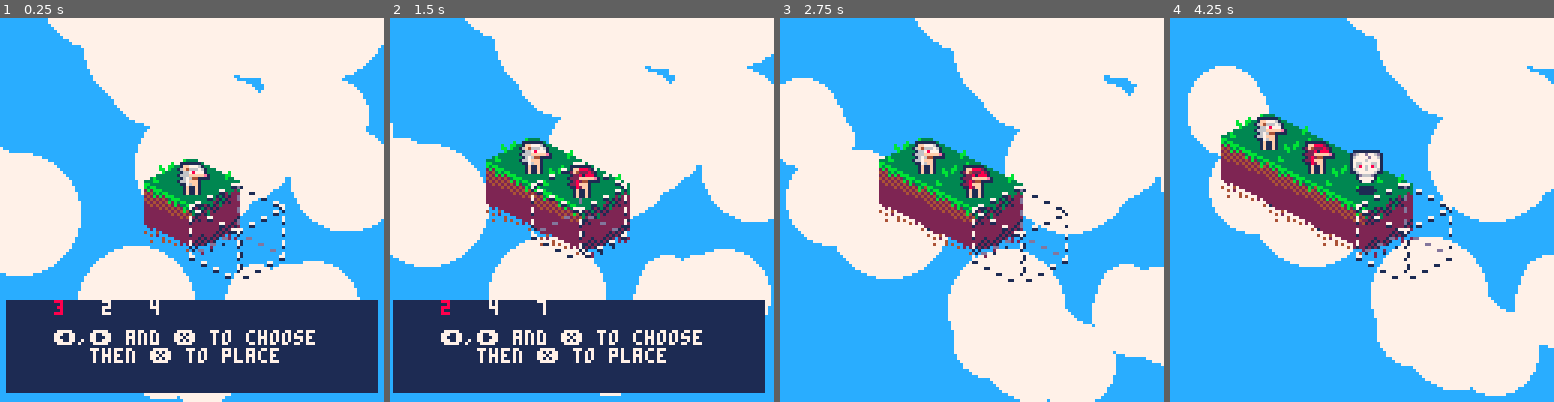
Above: before the commit, frames 1-4 (left to right).
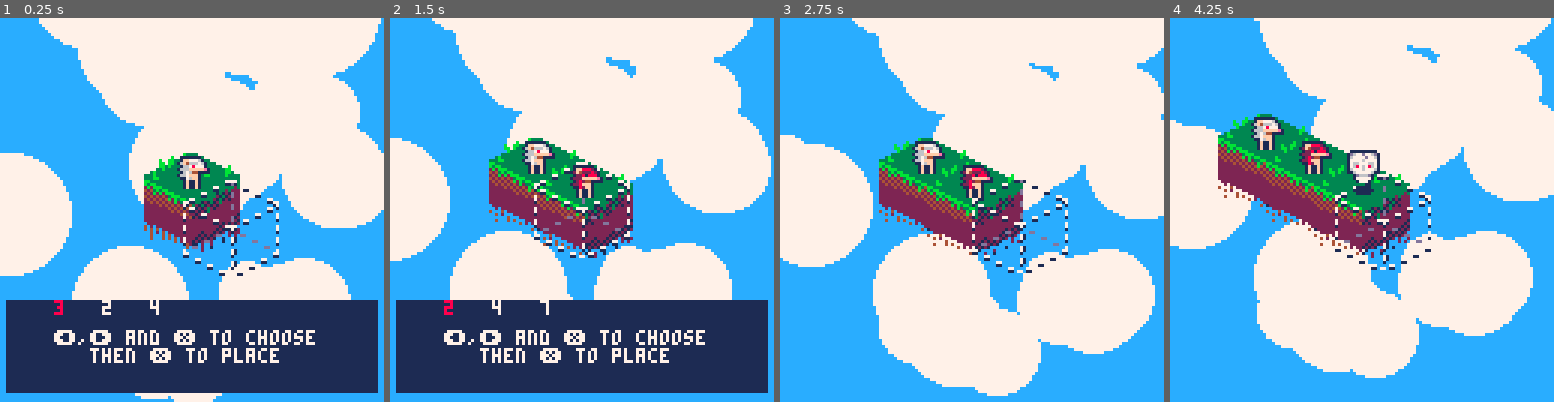
Above: after the commit, the same moments.

Repository: onelric/pico-isometric-rpg
Game: PICO-8 cartridge main.p8
The game is run twice, just before and just after one commit, with the same random seed, the same clock (stepped at 60 frames per second) and the same inputs.
Inputs:
- Up to frame 1 (0.25 s): no input
- Up to frame 2 (1.5 s): tap X (X key) at 0.33, 1.07 s; tap O (Z key) at 0.7 s
- Up to frame 3 (2.75 s): hold Right 1.6-2.1 s; tap O (Z key) at 1.7, 2.1, 2.5 s; tap X (X key) at 1.85 s; hold Up 2.15-2.42 s; hold Right from 2.47 s (still down)
- Up to frame 4 (4.25 s): tap O (Z key) every 0.4 s from 2.9 to 4.1 s; tap X (X key) at 2.97, 4.08 s; release Right at 3.03 s; hold Left 3.08-3.58 s; hold Down 3.63-3.97 s; hold Right from 4.02 s (still down)

The runs differ from the first frame. In frame 1, 8.1% of the frame differs, in the area x 0-100%, y 0-100%; in frame 2, 24%; in frame 3, 31%; in frame 4, 45%, in the area x 0-100%, y 0-99%.

Commit message:
Cleaned up, optimized rendering, formatted tabs to be pico8 friendly

Diff:
--- a/main.p8
+++ b/main.p8
@@ -3,10 +3,10 @@
 __lua__
 
 math={
-    clamp=function(x,min,max)
-        if x<min then return min end if x>max then return max end return x
-    end,
-    lerp=function(a,b,t) return a*(1-t)+b*t end,
+ clamp=function(x,min,max)
+  if x<min then return min end if x>max then return max end return x
+ end,
+ lerp=function(a,b,t) return a*(1-t)+b*t end,
 }
 
 function log(msg)
@@ -21,58 +21,58 @@
 --[[const]] c_left,c_right,c_up,c_down,c_o,c_x=0,1,2,3,4,5
 
 local tile_entity_id={
-    none=0,
-    player=1,
-    chest=2,
-    enemy=3,
-    skull=4,
-    poision=5,
-    death=6,
-    evil=7,
+ none=0,
+ player=1,
+ chest=2,
+ enemy=3,
+ skull=4,
+ poision=5,
+ death=6,
+ evil=7,
 }
 
 local iso_tile={
-    x=0,lerp_x=0,
-    y=0,lerp_y=0,
-    width=c_tile_width,
-    height=c_tile_height,
-    entity_tag=tile_entity_id.none
+ x=0,lerp_x=0,
+ y=0,lerp_y=0,
+ width=c_tile_width,
+ height=c_tile_height,
+ entity_tag=tile_entity_id.none
 }
 
 function get_iso_offset(x,y)
-    local tile_offset_x,tile_offset_y=0.5,0.25
-    local ox,oy=x*tile_offset_x-y*tile_offset_x,x*tile_offset_y+y*tile_offset_y
-    return ox,oy
+ local tile_offset_x,tile_offset_y=0.5,0.25
+ local ox,oy=x*tile_offset_x-y*tile_offset_x,x*tile_offset_y+y*tile_offset_y
+ return ox,oy
 end
 
 function new_iso_tile(x,y,tag)
-    local o=o or {}
-    o.x,o.y,o.entity_tag=x or 0,y or 0,tag or tile_entity_id.none
-    o.lerp_x=o.x-128
-    o.lerp_y=o.y-128
-    return setmetatable(o, {__index=iso_tile})
+ local o=o or {}
+ o.x,o.y,o.entity_tag=x or 0,y or 0,tag or tile_entity_id.none
+ o.lerp_x=o.x-128
+ o.lerp_y=o.y-128
+ return setmetatable(o, {__index=iso_tile})
 end
 
 function iso_tile:render()
-    self.lerp_x=math.lerp(self.lerp_x,self.x,0.2)
-    self.lerp_y=math.lerp(self.lerp_y,self.y,0.2)
-    local x,y=get_iso_offset(self.lerp_x,self.lerp_y)
-    sspr(8,0,32,32,x,y)
+ self.lerp_x=math.lerp(self.lerp_x,self.x,0.2)
+ self.lerp_y=math.lerp(self.lerp_y,self.y,0.2)
+ local x,y=get_iso_offset(self.lerp_x,self.lerp_y)
+ sspr(8,0,32,32,x,y)
 end
 
 function sort_tiles_by_depth(tiles)
-    for i=2,#tiles do
-        local tile=tiles[i]
-        local tile_depth=tile.x+tile.y
-        local j=i-1
-
-        while j>=1 and tiles[j].x+tiles[j].y>tile_depth do
-            tiles[j+1]=tiles[j]
-            j-=1
-        end
-
-        tiles[j+1]=tile
-    end
+ for i=2,#tiles do
+  local tile=tiles[i]
+  local tile_depth=tile.x+tile.y
+  local j=i-1
+
+  while j>=1 and tiles[j].x+tiles[j].y>tile_depth do
+   tiles[j+1]=tiles[j]
+   j-=1
+  end
+
+  tiles[j+1]=tile
+ end
 end
 
 
@@ -86,260 +86,244 @@
 local is_placing=false
 
 function new_ui_btn(func,name)
-    local o={}
-    o.name=name
-    o.action=func or function(o)log("you didn't give "..o.name.." button an action")end
-    return setmetatable(o,{__index=ui_btn})
+ local o={}
+ o.name=name
+ o.action=func or function(o)log("you didn't give "..o.name.." button an action")end
+ return setmetatable(o,{__index=ui_btn})
 end
 
 function ui_btn:update()
-    if self.pressed then self.action(self) end
+ if self.pressed then self.action(self) end
 end
 
 local select_ui={
-    options={},
-    selected_btn=0,
-    btns={
-        -- new_ui_btn(function(b)
-        --     log(b.name)
-        -- end,tile_entity_id.none),
-        -- new_ui_btn(function(b)
-        --     log(b.name)
-        -- end,tile_entity_id.player),
-        -- new_ui_btn(function(b)
-        --     log(b.name)
-        -- end,tile_entity_id.chest),
-        -- new_ui_btn(function(b)
-        --     log(b.name)
-        -- end,tile_entity_id.enemy),
-        -- new_ui_btn(function(b)
-        --     log(b.name)
-        -- end,tile_entity_id.skull),
-        -- new_ui_btn(function(b)
-        --     log(b.name)
-        -- end,tile_entity_id.poision),
-        -- new_ui_btn(function(b)
-        --     log(b.name)
-        -- end,tile_entity_id.death),
-        -- new_ui_btn(function(b)
-        --     log(b.name)
-        -- end,tile_entity_id.evil),
-    }
+ options={},
+ selected_btn=0,
+ btns={
+  -- new_ui_btn(function(b)
+  --  what_ever_is_supposed_to_happen_when_you_press_the_button
+  -- end,tile_entity_id.whatever_id_you_want),
+ }
 }
 
 function select_ui:reset_btns()
-    for i=1,3,1 do
-        deli(self.btns,i)
-        add(self.btns,new_ui_btn(function(b)log(b.name)end,flr(rnd(7)+1)))
-    end
+ for i=1,3,1 do
+  deli(self.btns,i)
+  add(self.btns,new_ui_btn(function(b)log(b.name)end,flr(rnd(7)+1)))
+ end
 end
 
 function select_ui:get_selected()
-    return self.btns[self.selected_btn+1]
+ return self.btns[self.selected_btn+1]
 end
 
 function select_ui:update()
-    if     btnp(c_left) then self.selected_btn-=1
-    elseif btnp(c_right) then self.selected_btn+=1 end
-    self.selected_btn=self.selected_btn%#self.btns
-
-    if btnp(c_x) then
-        self:get_selected().pressed=true
-        is_placing=true
-    end
-
-    foreach(self.btns,function(b)
-        b:update()
-        b.pressed=false
-    end)
+ if     btnp(c_left) then self.selected_btn-=1
+ elseif btnp(c_right) then self.selected_btn+=1 end
+ self.selected_btn=self.selected_btn%#self.btns
+
+ if btnp(c_x) then
+  self:get_selected().pressed=true
+  is_placing=true
+ end
+
+ foreach(self.btns,function(b)
+  b:update()
+  b.pressed=false
+ end)
 end
 
 function select_ui:draw()
-    local xoffset=0
-    local ox=camera_loc.delay_x
-    local oy=camera_loc.delay_y
-    local ui_x,ui_y=-46+ox,46+oy
-    local ui_width,ui_height=ui_x+123,ui_y+30
-    rectfill(ui_x,ui_y,ui_width,ui_height,1)
-    for i,b in ipairs(self.btns) do
-        xoffset+=16
-        if self.selected_btn+1==i then
-            print(b.name,ui_x+xoffset,ui_y,8)
-        else
-            print(b.name,ui_x+xoffset,ui_y,7)
-        end
-    end
-    print("⬅️,➡️ and ❎ to choose\n   then ❎ to place",ui_x+16,ui_y+10,7)
+ local xoffset=0
+ local ox=camera_loc.delay_x
+ local oy=camera_loc.delay_y
+ local ui_x,ui_y=-46+ox,46+oy
+ local ui_width,ui_height=ui_x+123,ui_y+30
+ rectfill(ui_x,ui_y,ui_width,ui_height,1)
+ for i,b in ipairs(self.btns) do
+  xoffset+=16
+  if self.selected_btn+1==i then
+   print(b.name,ui_x+xoffset,ui_y,8)
+  else
+   print(b.name,ui_x+xoffset,ui_y,7)
+  end
+ end
+ print("⬅️,➡️ and ❎ to choose\n   then ❎ to place",ui_x+16,ui_y+10,7)
 end
 
 function tile_selection_logic()
-    select_ui:update()
+ select_ui:update()
 end
 
 function place_tile(tile_id)
-    for _, t in pairs(tiles) do
-        if t.x==pointer.x and t.y==pointer.y then return end
-    end
-    local new_tile=new_iso_tile(pointer.x,pointer.y,flr(tile_id)+1)
-    starting_tile=new_tile
-    add(tiles,new_tile)
-    sort_tiles_by_depth(tiles)
-    sfx(rnd(3))
-    camera_loc.shake=rnd(6)
-    select_ui:reset_btns()
-    is_placing=false
+ for _, t in pairs(tiles) do
+  if t.x==pointer.x and t.y==pointer.y then return end
+ end
+ local new_tile=new_iso_tile(pointer.x,pointer.y,flr(tile_id)+1)
+ starting_tile=new_tile
+ add(tiles,new_tile)
+ sort_tiles_by_depth(tiles)
+ sfx(rnd(3))
+ camera_loc.shake=rnd(6)
+ select_ui:reset_btns()
+ is_placing=false
 end
 
 function tile_placing_logic()
-    -- Pointer movement
-    if btn(c_left) then
-        pointer.x=starting_tile.x-c_tile_width
-        pointer.y=starting_tile.y
-    elseif btn(c_right) then
-        pointer.x=starting_tile.x+c_tile_width
-        pointer.y=starting_tile.y
-    end
-
-    if btn(c_up) then
-        pointer.y=starting_tile.y-c_tile_height
-        pointer.x=starting_tile.x
-    elseif btn(c_down) then
-        pointer.y=starting_tile.y+c_tile_height
-        pointer.x=starting_tile.x
-    end
-
-    if btnp(c_x) then
-        place_tile(select_ui:get_selected().name-1)
-    end
+ -- Pointer movement
+ if btn(c_left) then
+  pointer.x=starting_tile.x-c_tile_width
+  pointer.y=starting_tile.y
+ elseif btn(c_right) then
+  pointer.x=starting_tile.x+c_tile_width
+  pointer.y=starting_tile.y
+ end
+
+ if btn(c_up) then
+  pointer.y=starting_tile.y-c_tile_height
+  pointer.x=starting_tile.x
+ elseif btn(c_down) then
+  pointer.y=starting_tile.y+c_tile_height
+  pointer.x=starting_tile.x
+ end
+
+ if btnp(c_x) then
+  place_tile(select_ui:get_selected().name-1)
+ end
 end
 
 local cloud={}
 function spawn_cloud(x,y,s)
-    local o={}
-    o.x,o.y,o.s,o.l=x,y,s,0
-    -- TODO)) Figure out a more elegant way to do whatever the fuck this is
-    o.rand={
-        r1s=rnd(10),
-        r2x=rnd(10),
-        r2y=rnd(10),
-        r2s=rnd(10),
-        r3x=rnd(15),
-        r3y=rnd(12),
-        r3s=rnd(10)
-    }
-    return setmetatable(o,{__index=cloud})
-end
+ local o={}
+ o.x,o.y,o.s,o.l=x,y,s,0
+ -- TODO)) Figure out a more elegant way to do whatever the fuck this is
+ o.rand={
+  r1s=rnd(10),
+  r2x=rnd(10),
+  r2y=rnd(10),
+  r2s=rnd(10),
+  r3x=rnd(15),
+  r3y=rnd(12),
+  r3s=rnd(10)
+ }
+ return setmetatable(o,{__index=cloud})
+end
+
 function cloud:update()
-    self.x+=0.3
-    self.y+=0.05
-    self.l+=1/30
+ self.x+=0.3
+ self.y+=0.05
+ self.l+=1/30
 end
 function cloud:draw()
-    circfill(self.x,self.y,self.s+self.rand.r1s,7)
-    circfill(self.x+self.rand.r2x,self.y+self.rand.r2y,self.s+self.rand.r2s,7)
-    circfill(self.x+self.rand.r3x,self.y+self.rand.r3y,self.s+self.rand.r3s,7)
+ circfill(self.x,self.y,self.s+self.rand.r1s,7)
+ circfill(self.x+self.rand.r2x,self.y+self.rand.r2y,self.s+self.rand.r2s,7)
+ circfill(self.x+self.rand.r3x,self.y+self.rand.r3y,self.s+self.rand.r3s,7)
 end
 
 local clouds={}
 local spawn_timer=4
 
 function _init()
-    log("Game initialized")
-    select_ui:reset_btns()
-    for _=1, 20, 1 do
-        add(clouds,spawn_cloud(-80+rnd(140),-80+rnd(140),5+rnd(10)))
-    end
+ log("Game initialized")
+ select_ui:reset_btns()
+ for _=1, 20, 1 do
+  add(clouds,spawn_cloud(-80+rnd(140),-80+rnd(140),5+rnd(10)))
+ end
 end
 
 -- TODO Hi
-function _update60()
-    pointer.lerp_x=math.lerp(pointer.lerp_x,pointer.x,0.2)
-    pointer.lerp_y=math.lerp(pointer.lerp_y,pointer.y,0.2)
-    pointer.blink_timer+=0.1
-
-    if #tiles==0 then add(tiles,starting_tile) end
-
-    --if btnp(c_o) then is_placing=not is_placing end
-    if is_placing then
-        tile_placing_logic()
-    else
-        tile_selection_logic()
-    end
-
-    camera_loc.x,camera_loc.y=get_iso_offset(starting_tile.x,starting_tile.y)
-    camera_loc.delay_x=math.lerp(camera_loc.delay_x,camera_loc.x,0.4)
-    camera_loc.delay_y=math.lerp(camera_loc.delay_y,camera_loc.y,0.4)
-    camera_loc.shake=math.lerp(camera_loc.shake, 0, 0.2)
+function _update()
+ pointer.lerp_x=math.lerp(pointer.lerp_x,pointer.x,0.2)
+ pointer.lerp_y=math.lerp(pointer.lerp_y,pointer.y,0.2)
+ pointer.blink_timer+=0.1
+
+ if #tiles==0 then add(tiles,starting_tile) end
+
+ --if btnp(c_o) then is_placing=not is_placing end
+ if is_placing then
+  tile_placing_logic()
+ else
+  tile_selection_logic()
+ end
+
+ camera_loc.x,camera_loc.y=get_iso_offset(starting_tile.x,starting_tile.y)
+ camera_loc.delay_x=math.lerp(camera_loc.delay_x,camera_loc.x,0.4)
+ camera_loc.delay_y=math.lerp(camera_loc.delay_y,camera_loc.y,0.4)
+ camera_loc.shake=math.lerp(camera_loc.shake, 0, 0.2)
+end
+
+function out_of_bounds(x,y,margin)
+ return x>=camera_loc.x+margin or
+         x<=camera_loc.x-margin or
+         y>=camera_loc.y+margin or
+         y<=camera_loc.y-margin
 end
 
 function _draw()
-    cls(12)
-    spawn_timer+=10/30
-    if spawn_timer>=5 then
-        add(clouds,spawn_cloud(camera_loc.delay_x-c_window_width,camera_loc.delay_y-c_window_height+rnd(c_window_height*2),10))
-        spawn_timer=0
-    end
-
-    foreach(clouds,function(c)
-        c:update()
-        c:draw()
-        if c.x>=camera_loc.delay_x+c_window_width then
-            del(clouds,c)
-        end
-    end)
-    log(#tiles)
-
-    -- Tile rendering
-    local outline_x,outline_y=get_iso_offset(pointer.lerp_x,pointer.lerp_y)
-    local timer=4
-
-    starting_tile:render()
-    foreach(tiles,function(t)
-        local t_x,t_y=get_iso_offset(t.lerp_x,t.lerp_y-16)
-        local margin=90
-        local out_of_bounds=t_x>=camera_loc.x+margin or
-              t_x<=camera_loc.x-margin or
-              t_y>=camera_loc.y+margin or
-              t_y<=camera_loc.y-margin
-        if not out_of_bounds then
-            t:render()
-
-            if (pointer.blink_timer%timer)<=timer/2 then
-                sspr(8+32,0,32,32,outline_x,outline_y)
-            end
-
-            -- Rendering offsets for entities
-            if t.entity_tag==tile_entity_id.player then
-                sspr(72,16,16,16,t_x,t_y)
-            elseif t.entity_tag==tile_entity_id.chest then
-                sspr(72,0,16,16,t_x,t_y)
-            elseif t.entity_tag==tile_entity_id.skull then
-                sspr(72+16,0,16,16,t_x,t_y)
-            elseif t.entity_tag==tile_entity_id.death then
-                sspr(72+32,16,16,16,t_x,t_y)
-            elseif t.entity_tag==tile_entity_id.poision then
-                sspr(72+32,0,16,16,t_x,t_y)
-            elseif t.entity_tag==tile_entity_id.evil then
-                sspr(72+16,16,16,16,t_x,t_y)
-            elseif t.entity_tag==tile_entity_id.enemy then
-                pal(7,8)
-                pal(6,2)
-                pal(8,1)
-                sspr(72,16,16,16,t_x,t_y)
-                pal()
-            end
-        end
-    end)
-
-    -- Pointer rendering
-
-    -- Camera positioning
-    camera((camera_loc.delay_x-(c_window_width/2)+c_tile_width/2)+camera_loc.shake,
-           (camera_loc.delay_y-(c_window_height/2)+c_tile_height/2)-camera_loc.shake)
-
-
-    if is_placing then return end
-    select_ui:draw()
+ cls(12)
+ spawn_timer+=10/30
+ if spawn_timer>=5 then
+  add(clouds,spawn_cloud(camera_loc.delay_x-c_window_width,camera_loc.delay_y-c_window_height+rnd(c_window_height*2),10))
+  spawn_timer=0
+ end
+
+ foreach(clouds,function(c)
+  if not out_of_bounds(c.x,c.y,100) then
+   c:draw()
+  end
+  c:update()
+  if c.x>=camera_loc.delay_x+c_window_width then
+   del(clouds,c)
+  end
+ end)
+ log(#tiles)
+
+ -- Tile rendering
+ local outline_x,outline_y=get_iso_offset(pointer.lerp_x,pointer.lerp_y)
+ local timer=4
+
+ starting_tile:render()
+ foreach(tiles,function(t)
+  local t_x,t_y=get_iso_offset(t.lerp_x,t.lerp_y-16)
+  if not out_of_bounds(t_x,t_y,90) then
+   t:render()
+
+   if (pointer.blink_timer%timer)<=timer/2 then
+    sspr(8+32,0,32,32,outline_x,outline_y)
+   end
+
+   -- Rendering offsets for entities
+   if t.entity_tag==tile_entity_id.player then
+    sspr(72,16,16,16,t_x,t_y)
+   elseif t.entity_tag==tile_entity_id.chest then
+    sspr(72,0,16,16,t_x,t_y)
+   elseif t.entity_tag==tile_entity_id.skull then
+    sspr(72+16,0,16,16,t_x,t_y)
+   elseif t.entity_tag==tile_entity_id.death then
+    sspr(72+32,16,16,16,t_x,t_y)
+   elseif t.entity_tag==tile_entity_id.poision then
+    sspr(72+32,0,16,16,t_x,t_y)
+   elseif t.entity_tag==tile_entity_id.evil then
+    sspr(72+16,16,16,16,t_x,t_y)
+   elseif t.entity_tag==tile_entity_id.enemy then
+    pal(7,8)
+    pal(6,2)
+    pal(8,1)
+    sspr(72,16,16,16,t_x,t_y)
+    pal()
+   end
+  end
+ end)
+
+ -- Pointer rendering
+
+ -- Camera positioning
+ camera((camera_loc.delay_x-(c_window_width/2)+c_tile_width/2)+camera_loc.shake,
+        (camera_loc.delay_y-(c_window_height/2)+c_tile_height/2)-camera_loc.shake)
+
+
+ if is_placing then return end
+ select_ui:draw()
 end
 __gfx__
 000000000000000000000b3333000000000000000000000000000077770000000000000000111100000000000000111111111000000000000000000000000000
